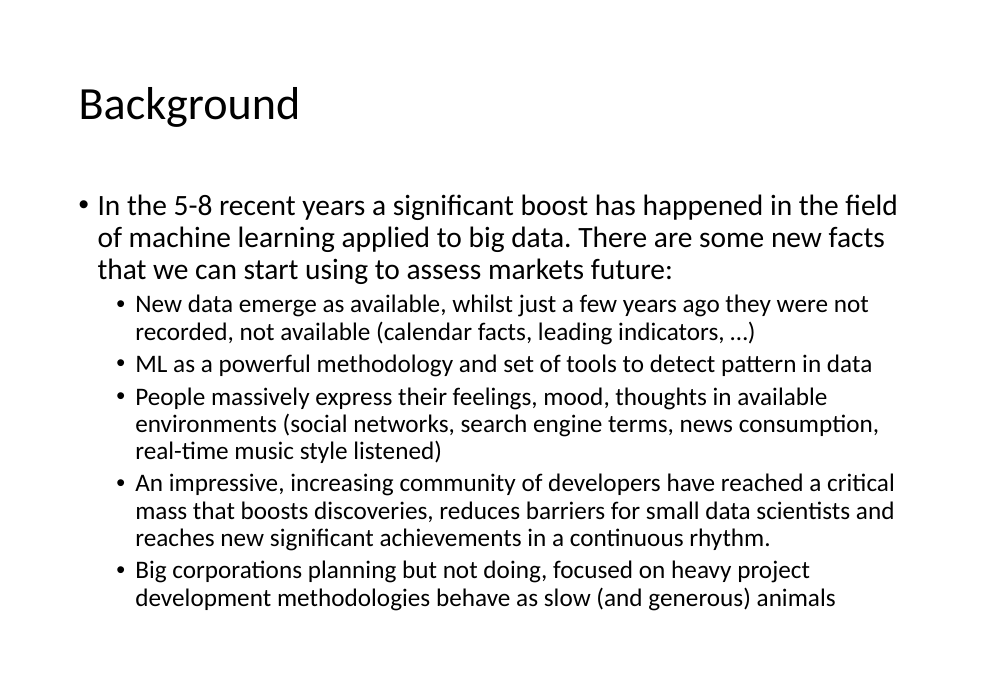
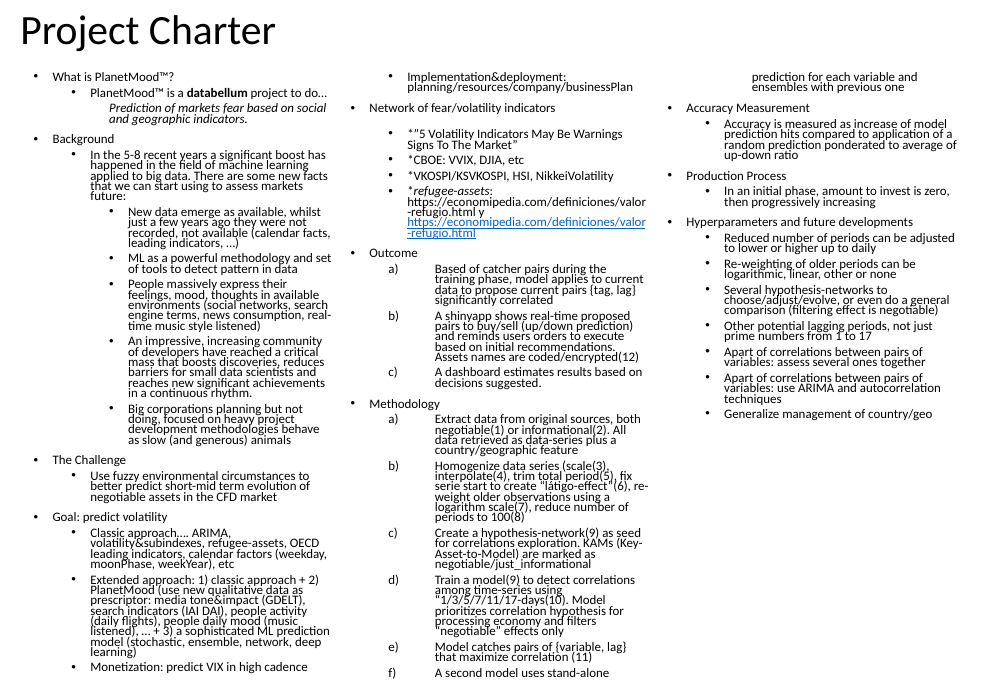
Before and after one commit to databellum-ai/climatrade, a slide deck: slide 6 of docs/PlanetMood.pptx (slide 3 before the commit). Drawn at 1008x698 pixels with LibreOffice and Linux fonts; fonts in the diff are those of the drawing. Boxes give left, top, right and bottom in pixels: in the first picture for what was removed or moved away, otherwise in the second. Text is boxed around its words. In the diff, an @@ line names an element or a change of style, - is before the commit and + after.

Commit message:
upl

```diff
--- a/docs/PlanetMood.pptx
+++ b/docs/PlanetMood.pptx
@@ title added at <box>20,15,276,51</box>, 32.2 pt, text #000000 @@
+Project Charter
@@ text "What is PlanetMood™?": place and size @@
-text "What is PlanetMood™?" at <box>98,194,897,611</box>
+text "What is PlanetMood™?" at <box>53,72,957,677</box>
@@ text "What is PlanetMood™?" at <box>53,72,957,677</box>: columns 1 to 3 @@
@@ text at <box>53,72,327,146</box>: paragraphs added @@
+• What is PlanetMood™?
+  • PlanetMood™ is a databellum project to do…
+    Prediction of markets fear based on social and geographic indicators.
+• Background
@@ text at <box>53,72,957,677</box>: paragraphs added @@
+• The Challenge
+  • Use fuzzy environmental circumstances to better predict short-mid term evolution of negotiable assets in the CFD market
+• Goal: predict volatility
+  • Classic approach…. ARIMA, volatility&subindexes, refugee-assets, OECD leading indicators, calendar factors (weekday, moonPhase, weekYear), etc
+  • Extended approach: 1) classic approach + 2) PlanetMood (use new qualitative data as prescriptor: media tone&impact (GDELT), search indicators (IAI DAI), people activity (daily flights), people daily mood (music listened), … + 3) a sophisticated ML prediction model (stochastic, ensemble, network, deep learning)
+  • Monetization: predict VIX in high cadence
+  • Implementation&deployment: planning/resources/company/businessPlan
+• Network of fear/volatility indicators
+  • *”5 Volatility Indicators May Be Warnings Signs To The Market”
+  • *CBOE: VVIX, DJIA, etc
+  • *VKOSPI/KSVKOSPI, HSI, NikkeiVolatility
+  • *refugee-assets: https://economipedia.com/definiciones/valor-refugio.html y https://economipedia.com/definiciones/valor-refugio.html
+• Outcome
+  a) Based of catcher pairs during the training phase, model applies to current data to propose current pairs {tag, lag} significantly correlated
+  b) A shinyapp shows real-time proposed pairs to buy/sell (up/down prediction) and reminds users orders to execute based on initial recommendations. Assets names are coded/encrypted(12)
+  c) A dashboard estimates results based on decisions suggested.
+• Methodology
+  a) Extract data from original sources, both negotiable(1) or informational(2). All data retrieved as data-series plus a country/geographic feature
+  b) Homogenize data series (scale(3), interpolate(4), trim total period(5), fix serie start to create “látigo-effect”(6), re-weight older observations using a logarithm scale(7), reduce number of periods to 100(8)
+  c) Create a hypothesis-network(9) as seed for correlations exploration. KAMs (Key-Asset-to-Model) are marked as negotiable/just_informational
+  d) Train a model(9) to detect correlations among time-series using “1/3/5/7/11/17-days(10). Model prioritizes correlation hypothesis for processing economy and filters “negotiable” effects only
+  e) Model catches pairs of {variable, lag} that maximize correlation (11)
+  f) A second model uses stand-alone prediction for each variable and ensembles with previous one
+• Accuracy Measurement
+  • Accuracy is measured as increase of model prediction hits compared to application of a random prediction ponderated to average of up-down ratio
+• Production Process
+  • In an initial phase, amount to invest is zero, then progressively increasing
+• Hyperparameters and future developments
+  • Reduced number of periods can be adjusted to lower or higher up to daily
+  • Re-weighting of older periods can be logarithmic, linear, other or none
+  • Several hypothesis-networks to choose/adjust/evolve, or even do a general comparison (filtering effect is negotiable)
+  • Other potential lagging periods, not just prime numbers from 1 to 17
+  • Apart of correlations between pairs of variables: assess several ones together
+  • Apart of correlations between pairs of variables: use ARIMA and autocorrelation techniques
+  • Generalize management of country/geo
@@ title removed at <box>79,87,301,127</box> @@
-Background
@@ text at <box>90,150,332,447</box>: size 22.8 to 10 pt in "In the 5-8 recent years a significant ..."; size 19.5 to 10 pt in "New data emerge as available, whilst just ...", "ML as a powerful methodology and set ...", "People massively express their feelings, mood, thoughts ...", "An impressive, increasing community of developers have ..." and 1 more places; list level 1 to 2 in "In the 5-8 recent years ..."; line spacing 0.9 to 8pt; list level 2 to 3 in "New data emerge as available, ..."; list level 2 to 3 in "ML as a powerful methodology ..."; list level 2 to 3 in "People massively express their feelings, ..."; list level 2 to 3 in "An impressive, increasing community of ..."; list level 2 to 3 in "Big corporations planning but not ..." @@
```
Also in this commit, not shown: 1 other slide changed, 10 slides added, 9 slides removed.
